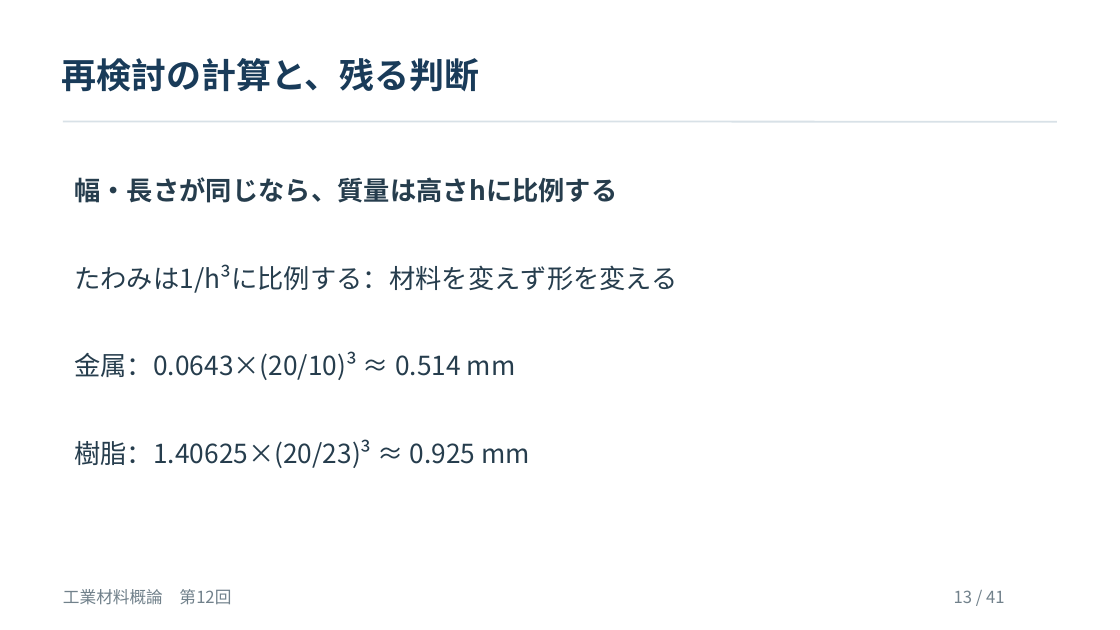
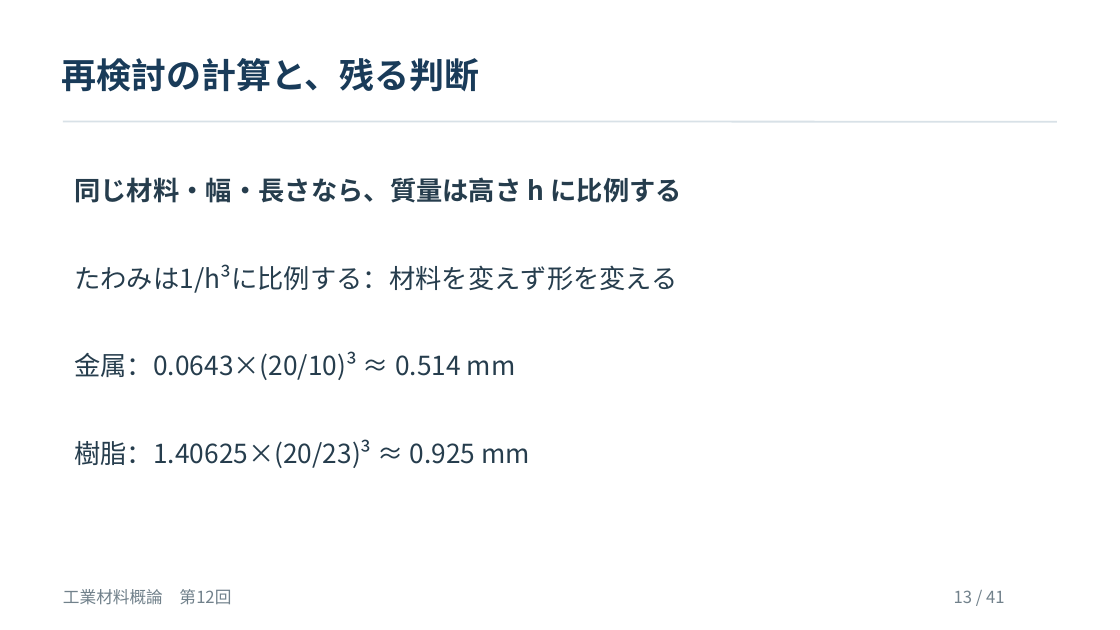
Before and after one commit to zooc-14calbp/industrial-materials-course, a slide deck: slide 13 of 学生用/第12回/12_授業スライド.pptx. Drawn at 1120x630 pixels with LibreOffice and Linux fonts; fonts in the diff are those of the drawing. Boxes give left, top, right and bottom in pixels: in the first picture for what was removed or moved away, otherwise in the second. Text is boxed around its words. In the diff, an @@ line names an element or a change of style, - is before the commit and + after.

```diff
--- a/学生用/第12回/12_授業スライド.pptx
+++ b/学生用/第12回/12_授業スライド.pptx
@@ text at [74,177,682,203]: text changed @@
-幅・長さが同じなら、質量は高さhに比例する
+同じ材料・幅・長さなら、質量は高さ h に比例する
```
Also in this commit, not shown: 4 other slides changed, 1 slide added, 1 slide removed, 21 other files.
